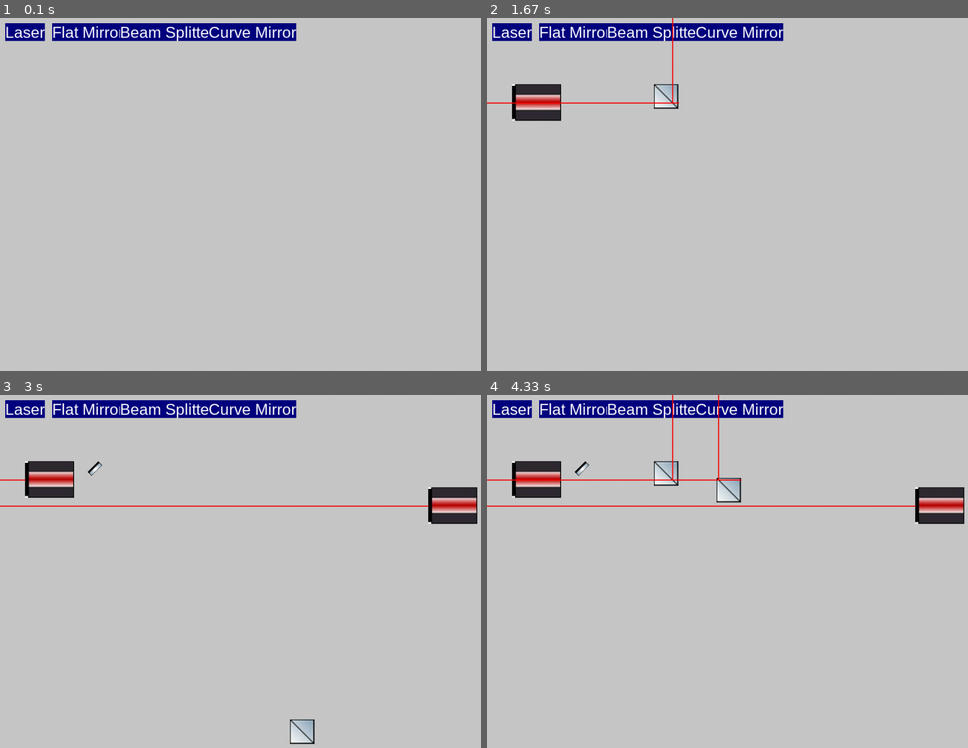
Above: before the commit, frames 1-4 (two rows, left to right).
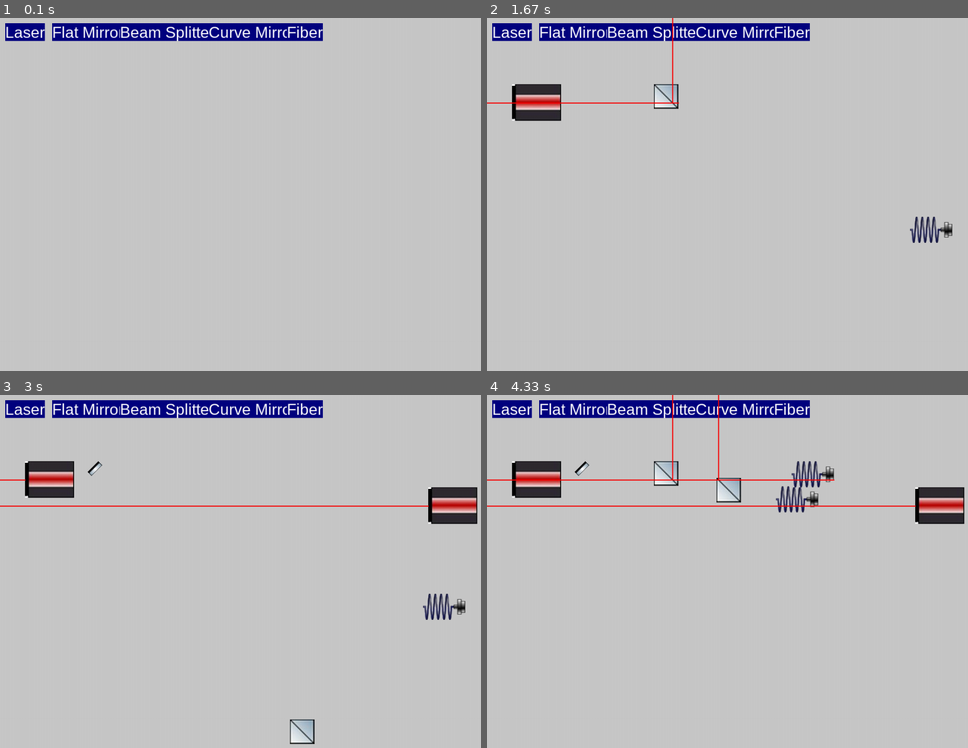
Above: after the commit, the same moments.

Repository: SamuelGaudout/Projet_M2_Lumi
Game: pygame game, started from screen.py
The game is run twice, just before and just after one commit, with the same random seed, the same clock (stepped at 60 frames per second) and the same inputs.
Inputs (mouse positions are in pixels of both pictures, inside the frame that each line leads up to):
- Up to frame 1 (0.1 s): no input
- Up to frame 2 (1.67 s): press the mouse at (790, 32) at 0.37 s; move the mouse to (689, 95) at 0.47 s; release the mouse at (588, 162) at 0.6 s; press the mouse at (511, 32) at 0.7 s; move the mouse to (578, 53) at 0.8 s; release the mouse at (645, 78) at 0.93 s; press the mouse at (655, 32) at 1.03 s; move the mouse to (799, 208) at 1.13 s; release the mouse at (outside the picture) at 1.27 s; press the mouse at (804, 106) at 1.37 s; move the mouse to (857, 159) at 1.47 s; release the mouse at (910, 215) at 1.6 s
- Up to frame 3 (3 s): press the mouse at (43, 486) at 1.7 s; move the mouse to (235, 486) at 1.8 s; release the mouse at (428, 486) at 1.93 s; press the mouse at (24, 409) at 2.03 s; move the mouse to (43, 564) at 2.13 s; release the mouse at (62, 719) at 2.27 s; press the mouse at (86, 409) at 2.37 s; move the mouse to (226, 479) at 2.47 s; release the mouse at (370, 550) at 2.6 s; press the mouse at (177, 472) at 2.7 s; move the mouse to (235, 596) at 2.8 s; release the mouse at (288, 719) at 2.93 s
- Up to frame 4 (4.33 s): press the mouse at (790, 730) at 3.03 s; move the mouse to (751, 603) at 3.13 s; release the mouse at (717, 476) at 3.27 s; press the mouse at (655, 409) at 3.37 s; move the mouse to (770, 525) at 3.47 s; release the mouse at (886, 638) at 3.6 s; press the mouse at (924, 613) at 3.7 s; move the mouse to (847, 550) at 3.8 s; release the mouse at (775, 486) at 3.93 s; press the mouse at (790, 409) at 4.03 s; move the mouse to (674, 525) at 4.13 s; release the mouse at (559, 645) at 4.27 s

The runs differ from the first frame. In frame 1, 0.3% of the frame differs, in the area x 59-68%, y 1-7%; in frame 2, 0.7%; in frame 3, 0.7%; in frame 4, 1.1%, in the area x 52-73%, y 1-34%.

Commit message:
ajout class fiber

Diff:
--- a/Objects.py
+++ b/Objects.py
@@ -7,6 +7,7 @@
 TYPE_FLAT_MIRROR=1
 TYPE_CURVE_MIRROR=2
 TYPE_BEAM_SPLITTER=3
+TYPE_FIBRE=4
 background_colour = (200,200,200,0)
 
 class Object:
@@ -80,8 +81,8 @@
                 start_pos=(l.position()[0],l.position()[1]+l.size[0]/2)
                 for i in range(len(self.object_list)):
                     if self.object_list[i].type!=TYPE_LASER:
-                        if self.object_list[i].position()[1]<l.position()[1]+l.size[0]/2<self.object_list[i].position()[1]+self.object_list[i].size[0]:
-                            end_pos=(self.object_list[i].position()[0]+l.size[1]/2,l.position()[1]+l.size[0]/2)
+                        if self.object_list[i].position()[1]<l.position()[1]+l.size[0]/2<self.object_list[i].position()[1]+self.object_list[i].size[0] and self.object_list[i].type!=TYPE_LASER:
+                            end_pos=(self.object_list[i].position()[0]+self.object_list[i].define_size()[1],l.position()[1]+l.size[0]/2)
                             pygame.draw.line(self.screen, color, start_pos, end_pos, 2)
                             self.object_list[i].action_beam(beamxIn=end_pos[0],beamyIn=end_pos[1],color=color)
                             start_pos=end_pos
@@ -119,9 +120,9 @@
     def action_beam(self,beamxIn,beamyIn,BeamRend=800,color=(250,0,0)):
         "reflect the beam"
         start_pos1=(beamxIn,beamyIn) #star of the beam (to the mirror inside the image)
-        start_pos2=(beamxIn-(beamyIn-self.position()[1])-12,beamyIn) #start position of the reflected beam
-        end_pos1=(beamxIn-(beamyIn-self.position()[1])-12,beamyIn) #end position of the beam (to the mirror inside the image)
-        end_pos2=(beamxIn-(beamyIn-self.position()[1])-12,BeamRend) #end position of the reflected beam
+        start_pos2=(beamxIn-(beamyIn-self.position()[1]),beamyIn) #start position of the reflected beam
+        end_pos1=(beamxIn-(beamyIn-self.position()[1]),beamyIn) #end position of the beam (to the mirror inside the image)
+        end_pos2=(beamxIn-(beamyIn-self.position()[1]),BeamRend) #end position of the reflected beam
         pygame.draw.line(self.screen, color, start_pos1,end_pos1 , 2)
         pygame.draw.line(self.screen, color, start_pos2,end_pos2 , 2)
 
@@ -155,3 +156,15 @@
         end_pos2=(beamxIn+(self.define_size()[1]/self.define_size()[0])*(beamyIn-self.position()[1]-self.define_size()[0]),BeamRend) #end position of the reflected beam
         pygame.draw.line(self.screen, color, start_pos1,end_pos1 , 2)
         pygame.draw.line(self.screen, color, start_pos2,end_pos2 , 2)
+
+class Fiber(Object):
+    "Fibre object"
+    def __init__(self, scr,pos=(0,0), current=0):
+        Object.__init__(self,scr, pos, current)
+        self.pathIm="\Photos_Materiel\ibre1.jpg"
+        self.load_image(self.pathIm)
+        self.type=TYPE_FIBRE
+
+    def action_beam(self,beamxIn,beamyIn,BeamRend=0,color=(250,0,0)):
+        "Stop the beam"
+        pass
--- a/screen.py
+++ b/screen.py
@@ -20,7 +20,8 @@
 list_buttons=[Buttons.Button("Laser",(10, 10),font=30,scrn=screen,bg="navy",feedback="You clicked me",object=Objects.Laser(screen),object_list=optical_elements),
 Buttons.Button("Flat Mirror",(100, 10),font=30,scrn=screen,bg="navy",feedback="You clicked me",object=Objects.Flat_mirror(screen),object_list=optical_elements),
 Buttons.Button("Beam Splitter",(230, 10),font=30,scrn=screen,bg="navy",feedback="You clicked me",object=Objects.Beam_splitter(screen),object_list=optical_elements),
-Buttons.Button("Curve Mirror",(400, 10),font=30,scrn=screen,bg="navy",feedback="You clicked me",object=Objects.Curve_mirror(screen),object_list=optical_elements)]
+Buttons.Button("Curve Mirror",(400, 10),font=30,scrn=screen,bg="navy",feedback="You clicked me",object=Objects.Curve_mirror(screen),object_list=optical_elements),
+Buttons.Button("Fiber",(550, 10),font=30,scrn=screen,bg="navy",feedback="You clicked me",object=Objects.Fiber(screen),object_list=optical_elements)]
 
 
 def select_object(o_elements,x,y):
@@ -43,7 +44,8 @@
         list_buttons=[Buttons.Button("Laser",(10, 10),font=30,scrn=screen,bg="navy",feedback="You clicked me",object=Objects.Laser(screen),object_list=optical_elements),
                 Buttons.Button("Flat Mirror",(100, 10),font=30,scrn=screen,bg="navy",feedback="You clicked me",object=Objects.Flat_mirror(screen),object_list=optical_elements),
                 Buttons.Button("Beam Splitter",(230, 10),font=30,scrn=screen,bg="navy",feedback="You clicked me",object=Objects.Beam_splitter(screen),object_list=optical_elements),
-                Buttons.Button("Curve Mirror",(400, 10),font=30,scrn=screen,bg="navy",feedback="You clicked me",object=Objects.Curve_mirror(screen),object_list=optical_elements)]
+                Buttons.Button("Curve Mirror",(400, 10),font=30,scrn=screen,bg="navy",feedback="You clicked me",object=Objects.Curve_mirror(screen),object_list=optical_elements),
+                Buttons.Button("Fiber",(550, 10),font=30,scrn=screen,bg="navy",feedback="You clicked me",object=Objects.Fiber(screen),object_list=optical_elements)]
 
 
     if len(optical_elements) != 0:
Binary file added: Photos_Materiel/ibre1.jpg
Binary file added: Photos_Materiel/ibre2.jpg
Binary file added: Photos_Materiel/ibre3.jpg
Binary file added: Photos_Materiel/ibre4.jpg
